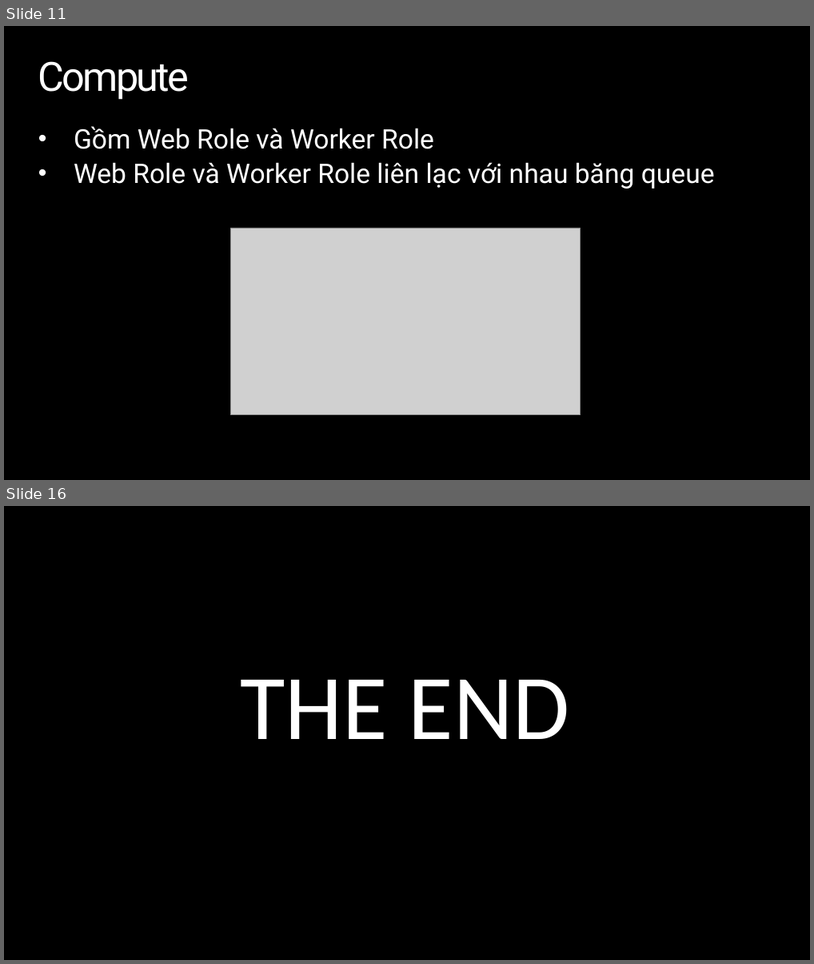
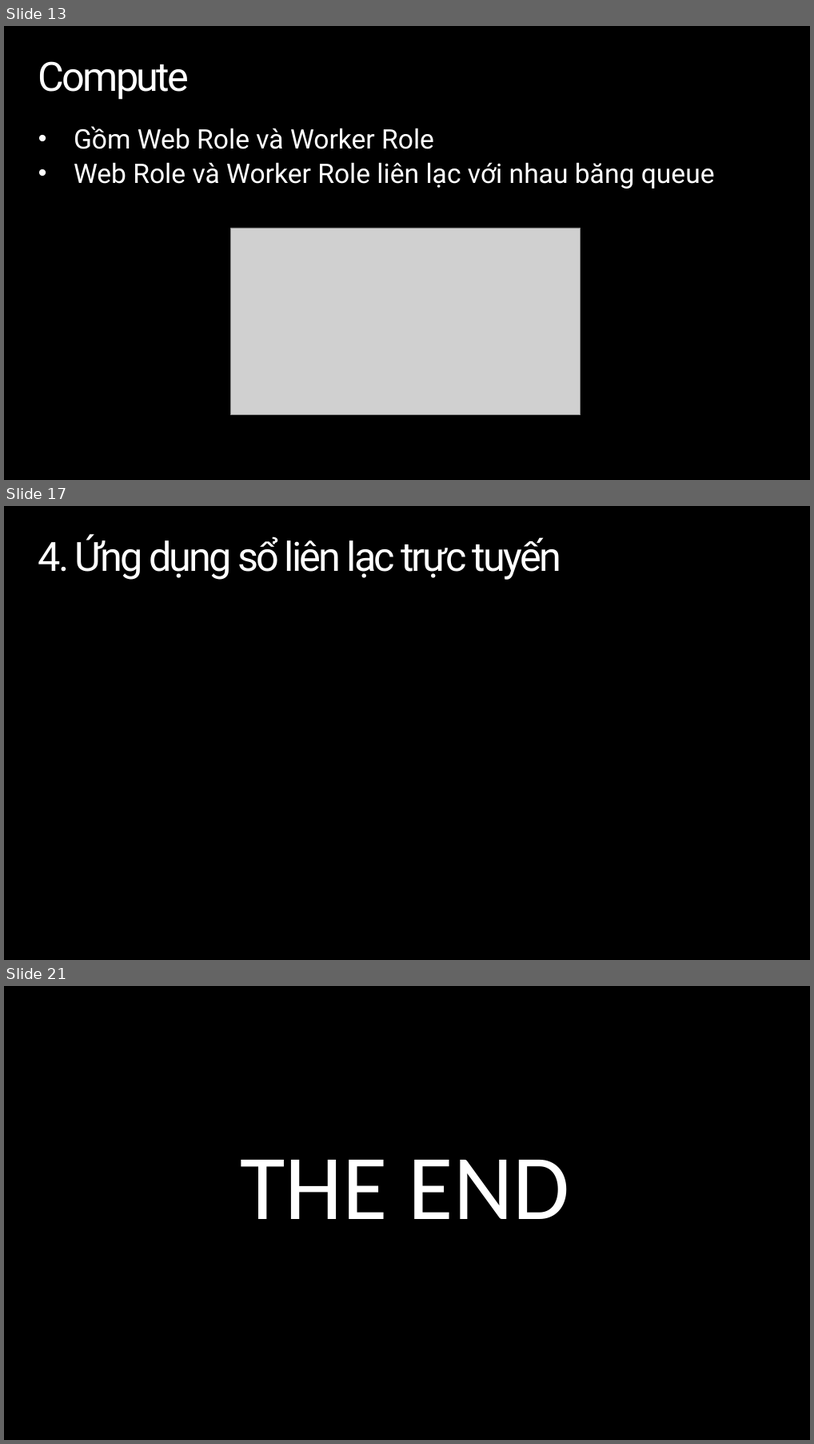
Before and after one commit to tiendv/contactbook, a slide deck: Project_Management/Báo cáo khóa luận/Presentation.pptx. Shown one above the other, each under a label of ours: slides 11 and 16 before the commit, slides 13, 17 and 21 after it; the slides between them are not shown. The pictures are 814x964 and 814x1444 pixels, drawn with LibreOffice and Linux fonts; fonts in the diff are those of the drawing; grey boxes stand for pictures; background and template pictures are left out. Boxes give left, top, right and bottom in pixels: in the first picture for what was removed or moved away, otherwise in the second. Text is boxed around its words. In the diff, an @@ line names an element or a change of style, - is before the commit and + after.

```diff
--- a/Project_Management/Báo cáo khóa luận/Presentation.pptx
+++ b/Project_Management/Báo cáo khóa luận/Presentation.pptx
@@ slide 17 added at (4,506,810,960), background picture (left out) @@
@@ title added at (38,534,562,580), 48 pt, text #FFFFFF @@
+4. Ứng dụng sổ liên lạc trực tuyến
@@ what was slide 11 is now slide 13 @@
@@ what was slide 16 is now slide 21 @@
```
Also in this commit, not shown: 9 slides changed, 9 other slides added, 5 slides removed.
